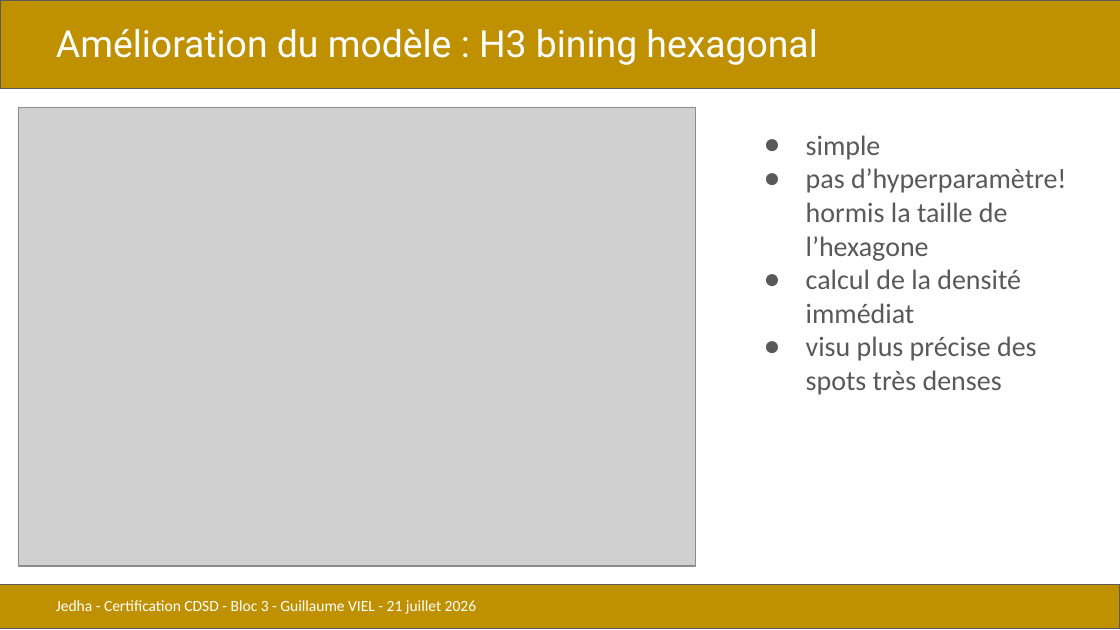
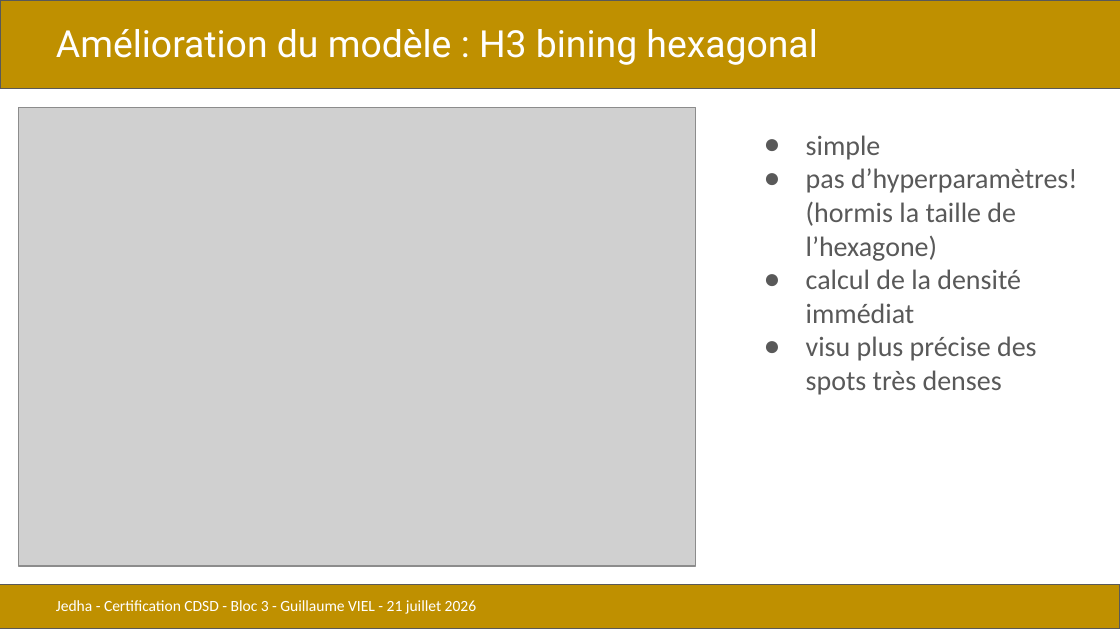
Before and after one commit to gviel/jedha-project-06-uber, a slide deck: slide 15 of docs/presentations/CDSD_bloc3_uber_GV.pptx (slide 14 before the commit). Drawn at 1120x630 pixels with LibreOffice and Linux fonts; fonts in the diff are those of the drawing; grey boxes stand for pictures. Boxes give left, top, right and bottom in pixels: in the first picture for what was removed or moved away, otherwise in the second. Text is boxed around its words. In the diff, an @@ line names an element or a change of style, - is before the commit and + after.

```diff
--- a/docs/presentations/CDSD_bloc3_uber_GV.pptx
+++ b/docs/presentations/CDSD_bloc3_uber_GV.pptx
@@ text at <box>806,168,1077,261</box>: text changed @@
-● pas d’hyperparamètre! hormis la taille de l’hexagone
+● pas d’hyperparamètres! (hormis la taille de l’hexagone)
```
Also in this commit, not shown: 3 other slides changed, 3 slides added, 2 other files.
